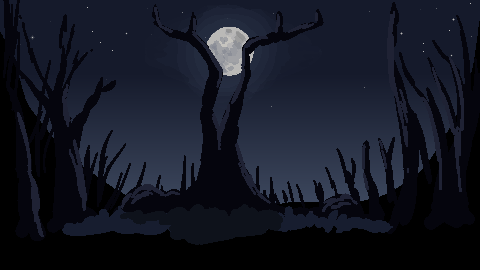
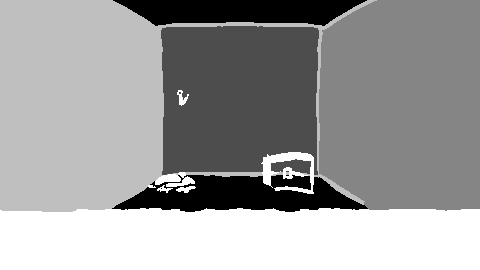
Layered file, before and after one edit (480x270). Changes by layer:
added group "graveyard_shed" with 3 layers above "graveyard" over [0, 0, 480, 256]
added layer "Paint Layer 40" in group "graveyard_shed" over [128, 64, 320, 256]
added layer "Paint Layer 39" in group "graveyard_shed" over [0, 0, 480, 256]
added layer "Background" (1st of 2, in "graveyard_shed") in group "graveyard_shed" over [0, 0, 480, 256]
hid group "woods" (7 layers) over [0, 0, 480, 270]
painted on "treeline" over [0, 0, 480, 270]
painted on "Camada de pintura 6" over [0, 0, 480, 270]
added group "Church" with 2 layers above "Background" over [0, 0, 480, 256]
added layer "Paint Layer 38" in group "Church" over [0, 128, 448, 256]
added layer "Paint Layer 37" in group "Church" over [0, 0, 480, 256]
painted on "Background" (2nd of 2) over [0, 0, 480, 270]
